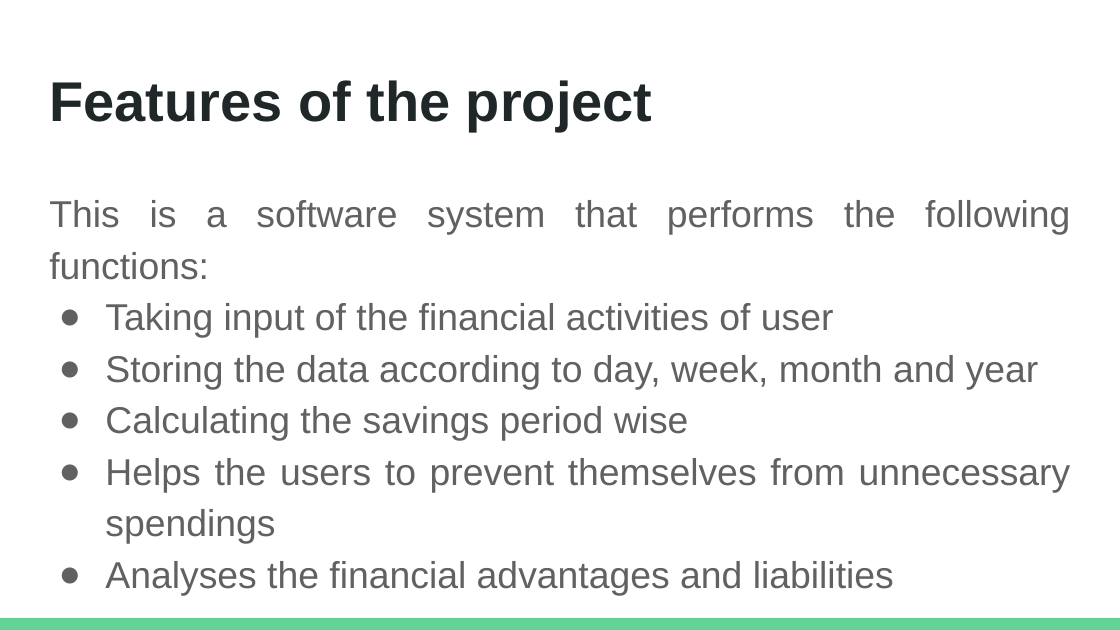
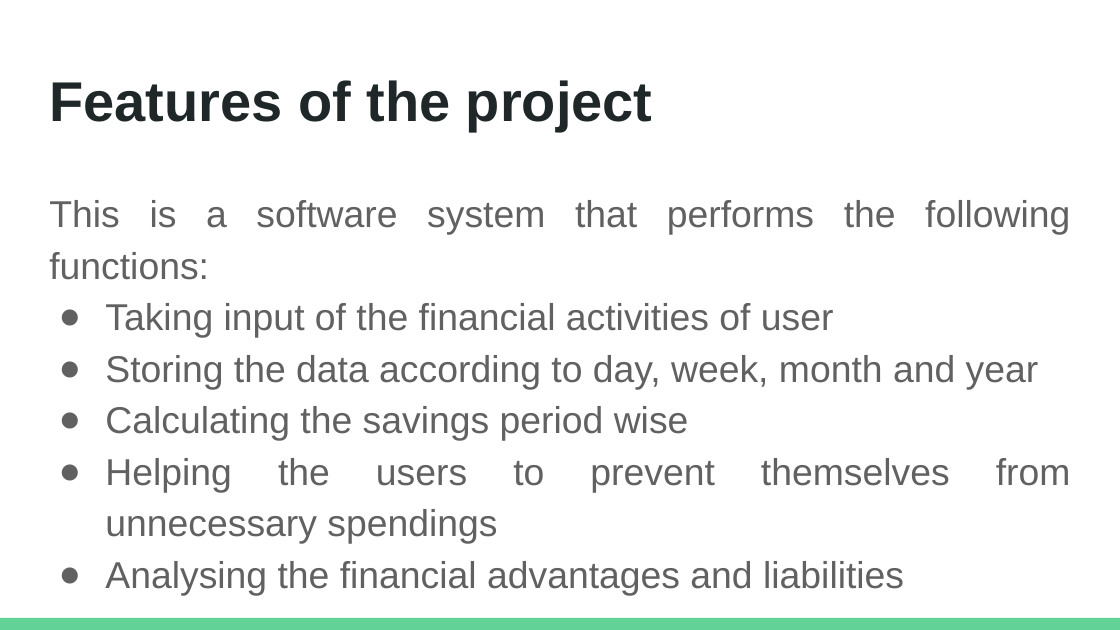
Before and after one commit to RayhanSefat/SPL-I, a slide deck: slide 4 of 1332 SPL-I Midterm Presentation.pptx. Drawn at 1120x630 pixels with LibreOffice and Linux fonts; fonts in the diff are those of the drawing. Boxes give left, top, right and bottom in pixels: in the first picture for what was removed or moved away, otherwise in the second. Text is boxed around its words. In the diff, an @@ line names an element or a change of style, - is before the commit and + after.

Commit message:
mid presentation II

```diff
--- a/1332 SPL-I Midterm Presentation.pptx
+++ b/1332 SPL-I Midterm Presentation.pptx
@@ text at bbox=[105, 458, 1071, 596]: text changed @@
-● Helps the users to prevent themselves from unnecessary spendings
-● Analyses the financial advantages and liabilities
+● Helping the users to prevent themselves from unnecessary spendings
+● Analysing the financial advantages and liabilities
```
